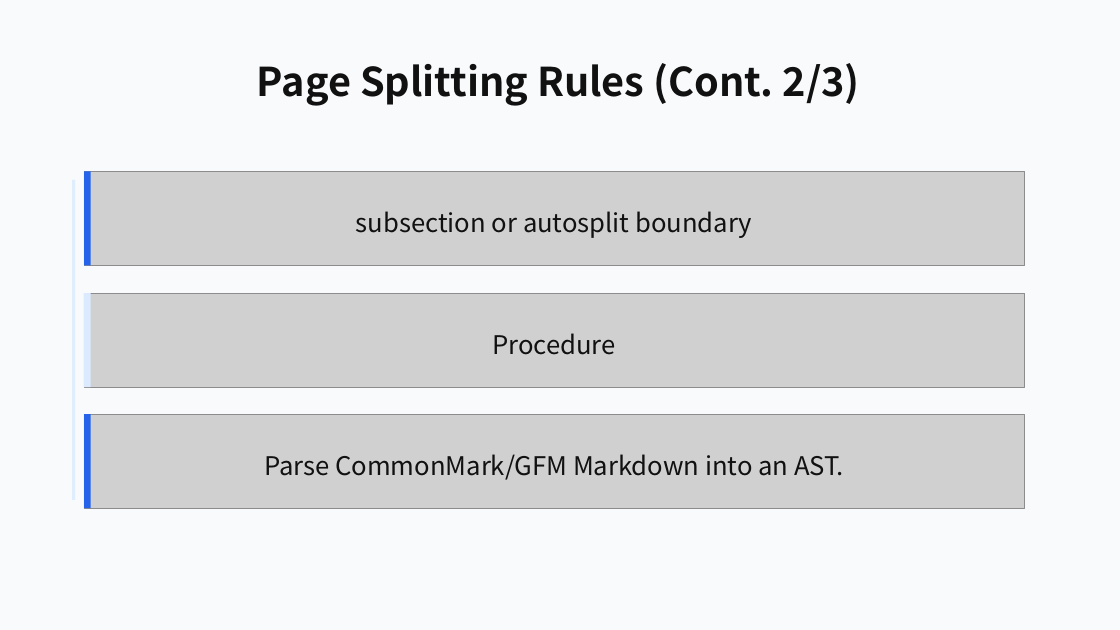
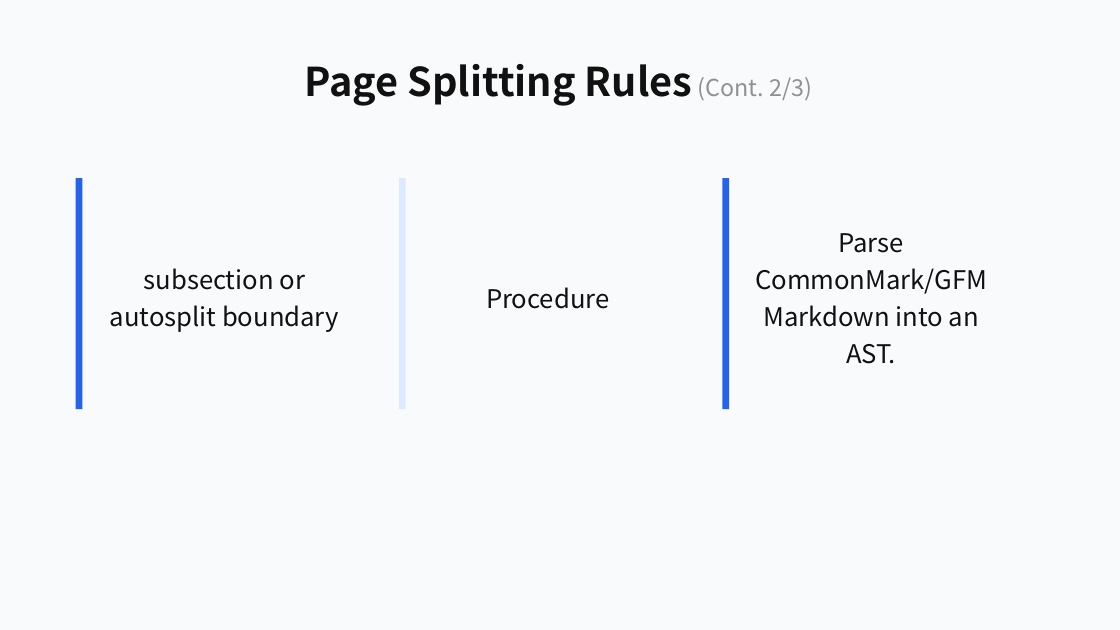
Before and after one commit to ch040602/mdpr-skill, a slide deck: slide 10 of artifacts/mdpr-vs-skill/mdpr-baseline-result.pptx. Drawn at 1120x630 pixels with LibreOffice and Linux fonts; fonts in the diff are those of the drawing; grey boxes stand for pictures. Boxes give left, top, right and bottom in pixels: in the first picture for what was removed or moved away, otherwise in the second. Text is boxed around its words. In the diff, an @@ line names an element or a change of style, - is before the commit and + after.

```diff
--- a/artifacts/mdpr-vs-skill/mdpr-baseline-result.pptx
+++ b/artifacts/mdpr-vs-skill/mdpr-baseline-result.pptx
@@ text "Page Splitting Rules (Cont. 2/3)" at box(305, 64, 812, 106): size 34 to 20 pt, text colour #111111 to #919191, bold off in "(Cont. 2/3)" @@
@@ rectangle: place and size @@
-rectangle at box(84, 171, 91, 266)
+rectangle at box(76, 178, 82, 409)
@@ picture removed at box(84, 171, 1025, 266) @@
@@ rectangle added at box(399, 178, 406, 409), fill #DBEAFE @@
@@ rectangle added at box(723, 178, 729, 409), fill #2563EB @@
@@ rectangle removed at box(72, 180, 76, 500) @@
@@ text "Parse CommonMark/GFM Markdown into an ..." rewrapped from box(264, 454, 844, 480) to box(755, 233, 987, 364) @@
@@ text "subsection or autosplit boundary" rewrapped from box(356, 211, 752, 238) to box(110, 268, 339, 332) @@
@@ picture removed at box(84, 293, 1025, 387) @@
@@ rectangle removed at box(84, 293, 91, 387) @@
@@ text "Procedure": place and size @@
-text "Procedure" at box(492, 333, 615, 355)
+text "Procedure" at box(486, 287, 609, 309)
@@ picture removed at box(84, 414, 1025, 508) @@
@@ rectangle removed at box(84, 414, 91, 508) @@
```
Also in this commit, not shown: 21 other slides changed, 12 other files.
